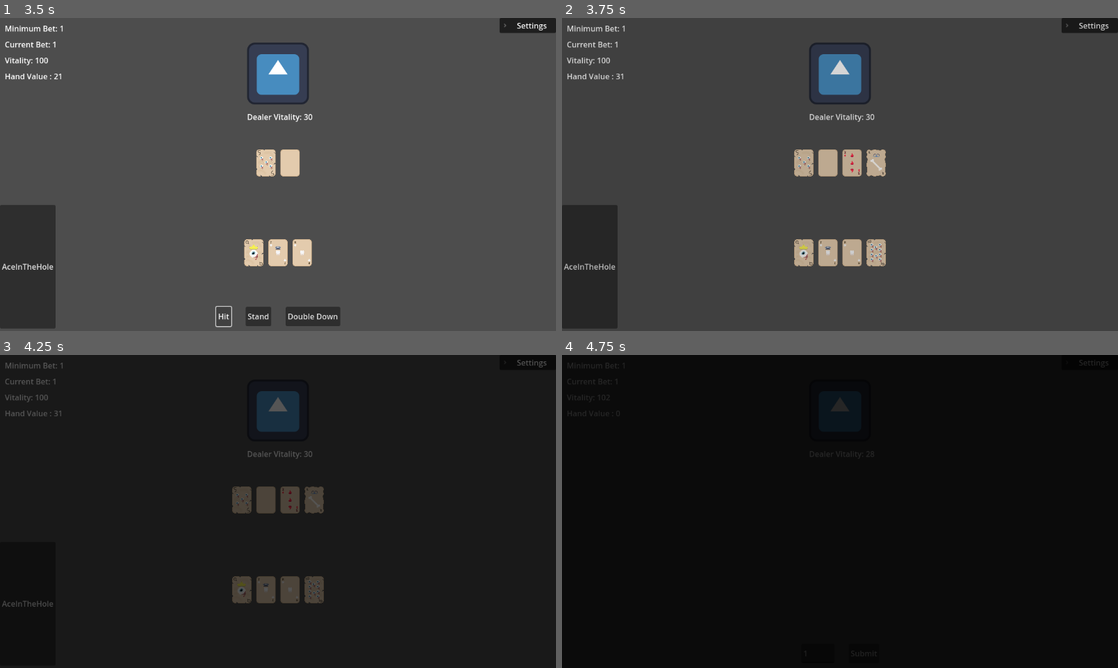
Above: before the commit, frames 1-4 (two rows, left to right).
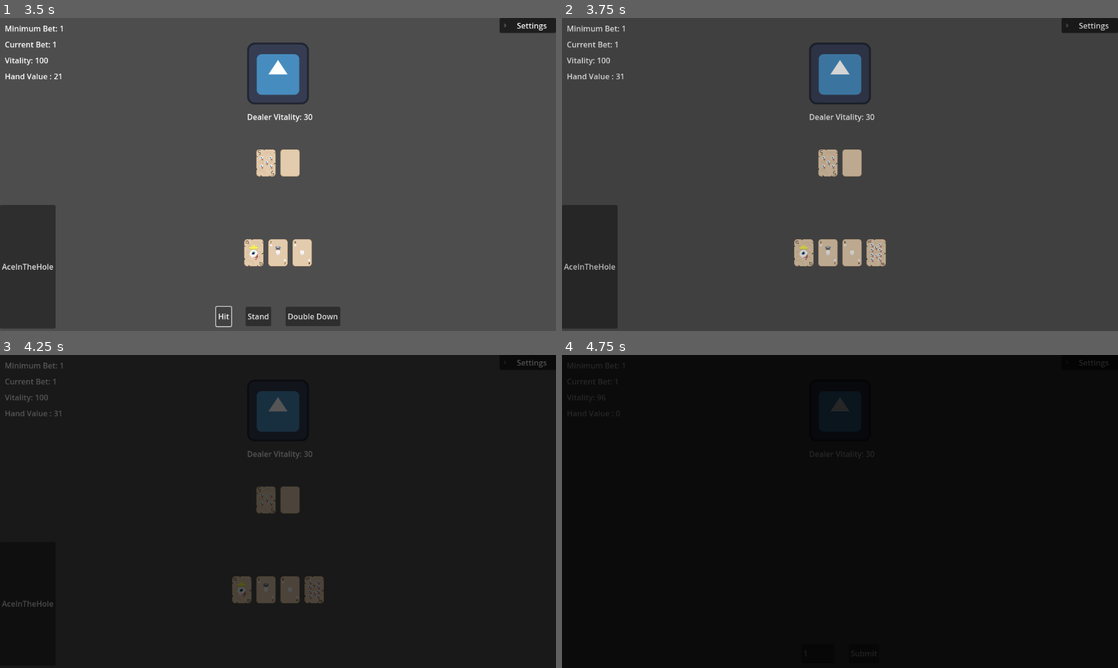
Above: after the commit, the same moments.

Repository: ZaneSoCool/GDaM-Mega-Collab-Fall-2025
Game: Godot game, scene res://Scenes/Menu.tscn
Same seed, same stepped clock (60 frames per second), same inputs: the game is played once before the commit and once after it. The engine's default icon, where the game draws it, is replaced by a stand-in: a white triangle on a blue panel in a dark square.
Inputs (mouse positions are in pixels of both pictures, inside the frame that each line leads up to):
- Up to frame 1 (3.5 s): click (278, 152) at 0.5 s; click (278, 152) at 1.25 s; click "Submit" at 2 s; click "Hit" at 2.75 s
- Up to frame 2 (3.75 s): click "Double Down" at 3.5 s
- Up to frame 3 (4.25 s): no input
- Up to frame 4 (4.75 s): click "AceInTheHole" at 4.25 s

Frame 1 is identical in both runs. In frame 2, 0.7% of the frame differs, in the area x 41-59%, y 42-51%; in frame 3, 0.6%; in frame 4, less than 0.1%.

Commit message:
endGame & passive powerups, check every time card dealt

Diff:
--- a/Scripts/blackjack.gd
+++ b/Scripts/blackjack.gd
@@ -83,13 +83,6 @@
 	dealCard(false, true)
 	dealCard(false, false)
 
-	for powerUp in passivePowerups:
-		powerUp.checkUse()
-
-	#endgame check
-	if playerHand > 21 or dealerHand >= 21:
-		endGame()
-
 	play_buttons.visible = true
 
 func endGame():
@@ -149,6 +142,7 @@
 		totalHand(forPlayer, card_info)
 		dealer_cards_visualized.add_child(card)
 
+	checkEndGame()
 
 func dealSpecificCard(forPlayer : bool, faceUp : bool, card_id : int, card_suit : int): #if card id or suit is 0 it will be random
 	var card = cardScene.instantiate()
@@ -178,6 +172,8 @@
 		totalHand(forPlayer, card_info)
 		dealer_cards_visualized.add_child(card)
 
+	checkEndGame()
+
 #sums up hand for stuff
 func totalHand(forPlayer : bool, card_info : Array):
 
@@ -278,3 +274,11 @@
 
 func updateHandValue():
 	hand_value.text = "Hand Value : " + str(playerHand)
+
+func checkEndGame():
+	for powerUp in passivePowerups:
+		powerUp.checkUse()
+
+	#endgame check
+	if playerHand > 21 or dealerHand >= 21:
+		endGame()
